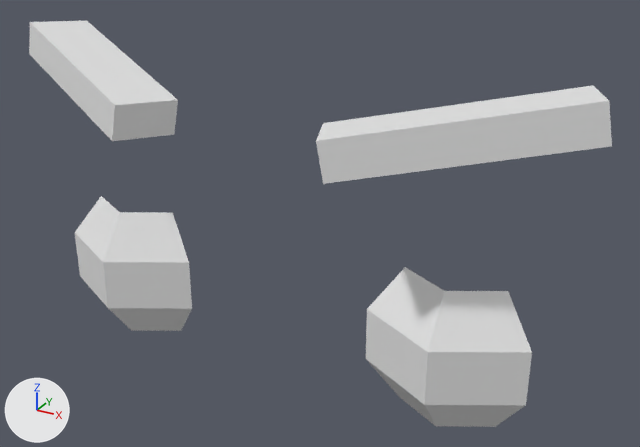
Renders of the glTF model assets/glb/items/hair/eyes-female.glb from each side of a commit.
One viewpoint serves both versions: a 50 mm camera at (0.0707, -0.123, 0.076) aimed at (0.0057, -0.0048, 0.0169). Lighting does not change. The marker at lower left points along +X, +Y and +Z.
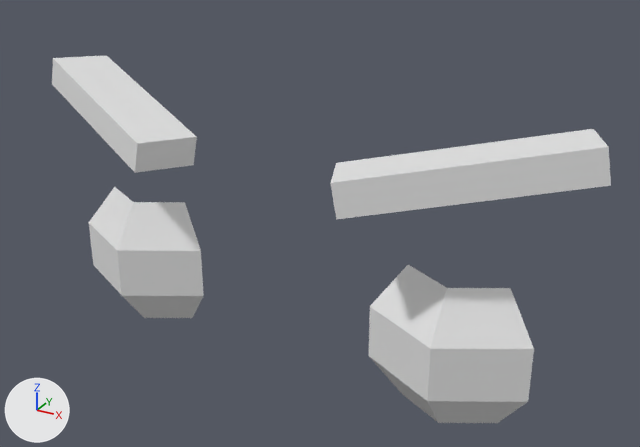
Location of each change, (x1, y1, x2, y2) in pixels of the pictures (640 x 447 px):
'Cube.001', moved, rescaled (7% shorter): before (316, 86, 612, 184); after (330, 129, 611, 220)
'Sphere.001', moved: before (366, 267, 532, 427); after (369, 265, 534, 423)
'Sphere', moved: before (75, 196, 192, 331); after (89, 187, 204, 318)
'Cube.002', moved, rescaled: before (29, 21, 178, 141); after (52, 55, 197, 173)

The change, as a list of edits to the scene's bpy script:
```text
Change ob_sphere:
    ob_sphere.location: (-0.0338, 0.0, 0.0) -> (-0.0348, 0.0051, 0.0)
Change ob_sphere_001:
    ob_sphere_001.location: (0.0296, 0.0, 0.0) -> (0.0296, 0.0011, 0.0)
Change ob_cube_001:
    ob_cube_001.location: (0.0313, -0.0118, 0.0384) -> (0.0313, -0.0079, 0.0313)
    ob_cube_001.scale: (0.647, 0.98, 0.434) -> (0.645, 0.98, 0.394)
Change ob_cube_002:
    ob_cube_002.location: (-0.0341, -0.0109, 0.0384) -> (-0.0341, -0.0064, 0.0314)
    ob_cube_002.scale: (0.639, 0.99, 0.434) -> (0.636, 0.989, 0.377)
```
